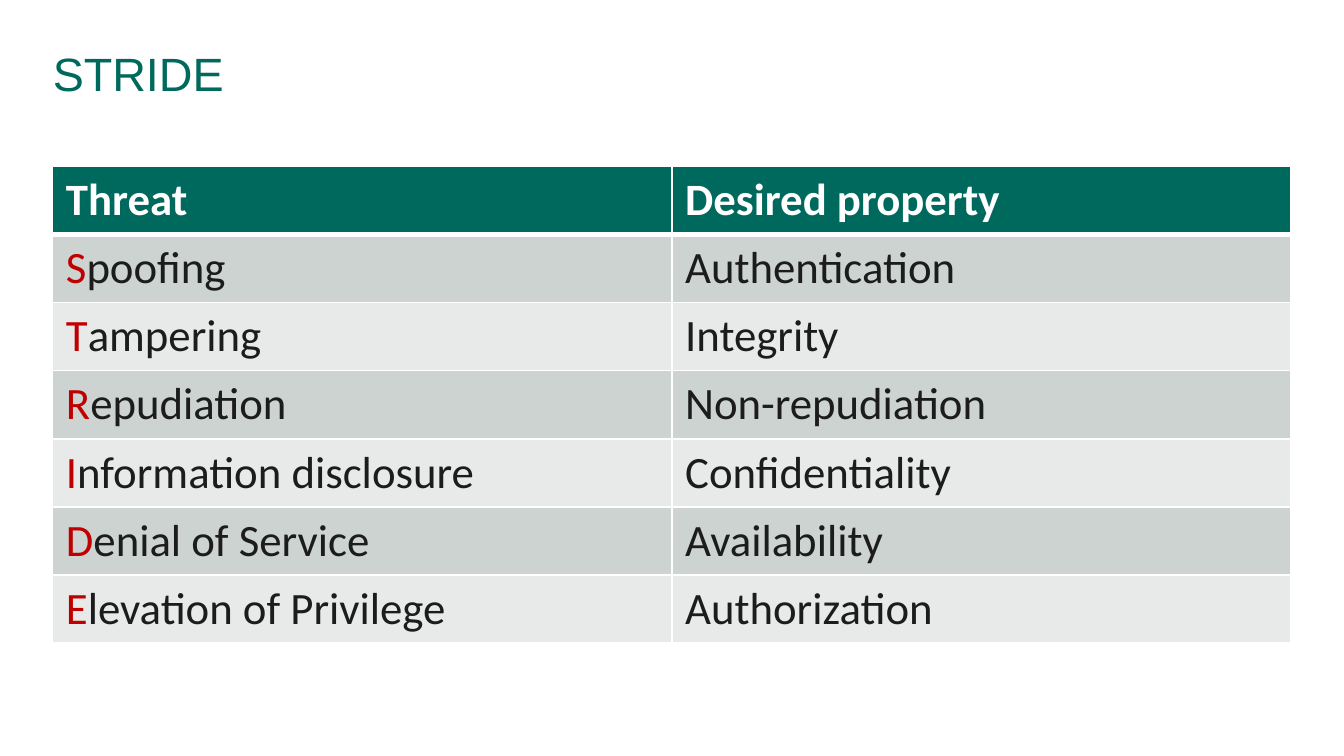
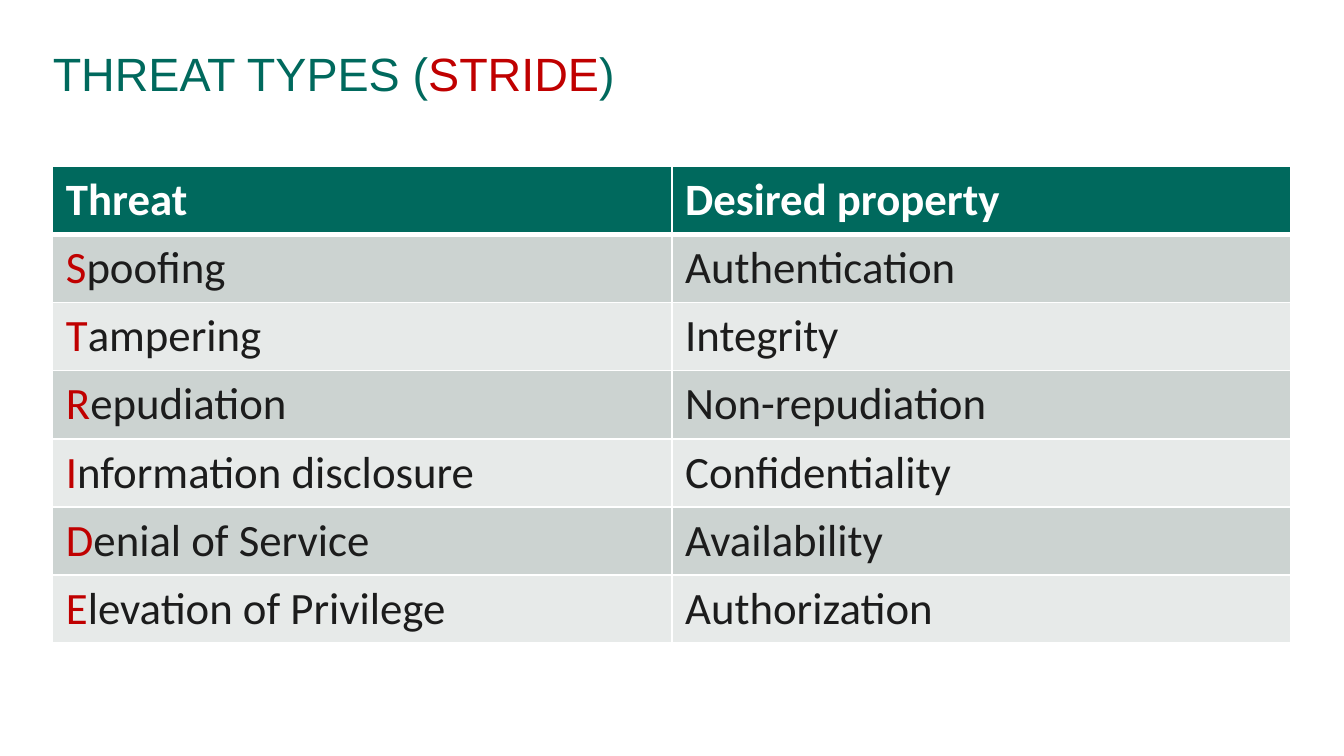
Before and after one commit to prograholic/prograholic.github.io, a slide deck: slide 6 of nsu_31_01_2017/31.01.2017_kutumov.pptx (slide 8 before the commit). Drawn at 1344x756 pixels with LibreOffice and Linux fonts; fonts in the diff are those of the drawing; background and template pictures are left out. Boxes give left, top, right and bottom in pixels: in the first picture for what was removed or moved away, otherwise in the second. Text is boxed around its words. In the diff, an @@ line names an element or a change of style, - is before the commit and + after.

```diff
--- a/nsu_31_01_2017/31.01.2017_kutumov.pptx
+++ b/nsu_31_01_2017/31.01.2017_kutumov.pptx
@@ title at [53, 57, 615, 101]: text changed @@
-STRIDE
+THREAT TYPES (STRIDE)
```
Also in this commit, not shown: 1 other slide changed, 2 slides removed.
